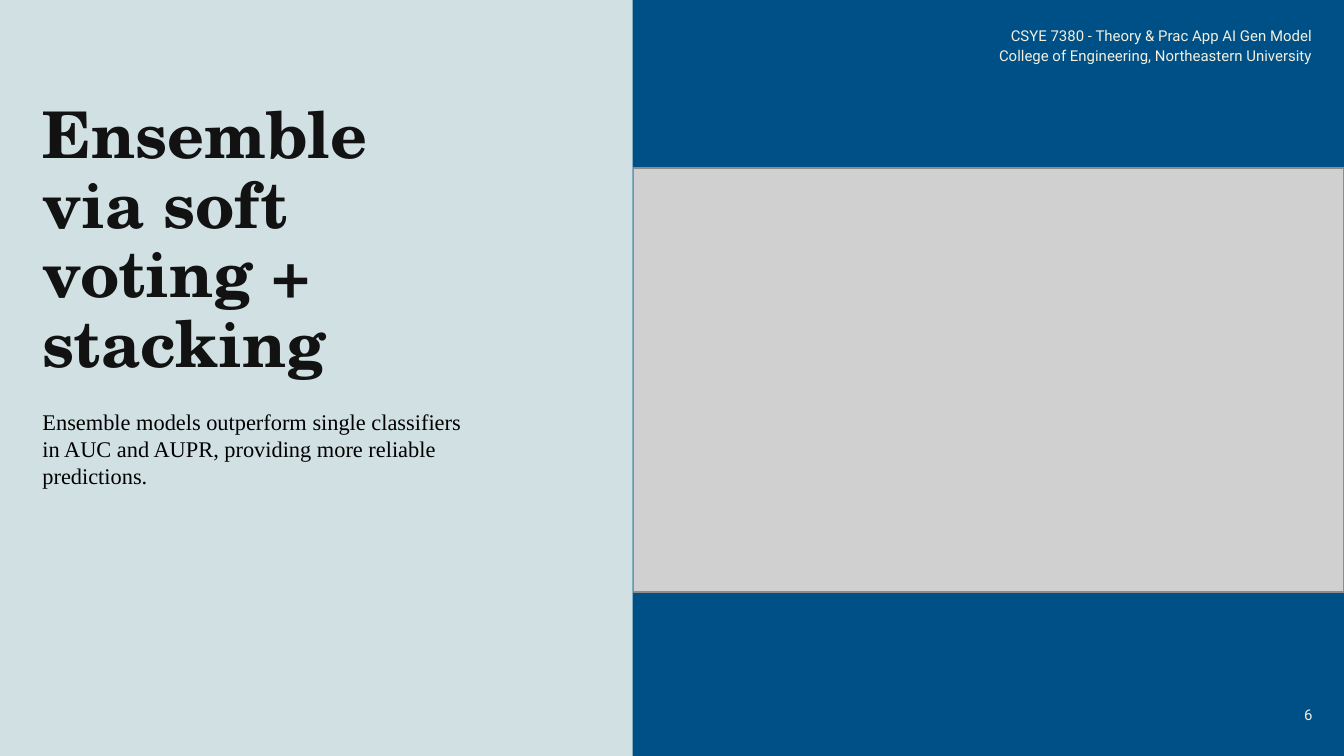
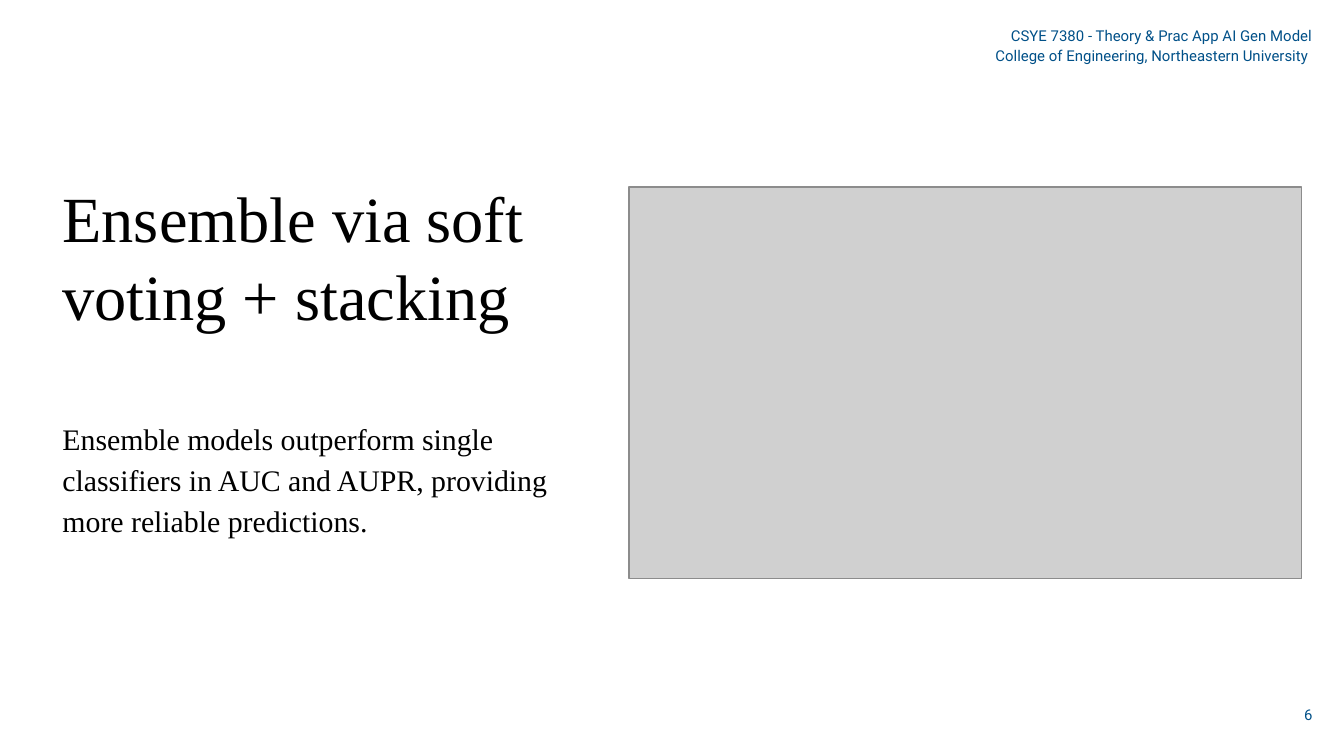
Before and after one commit to yiwenkang0128/Nutritional_Bot, a slide deck: slide 6 of 7380 Slides.pptx. Drawn at 1344x756 pixels with LibreOffice and Linux fonts; fonts in the diff are those of the drawing; grey boxes stand for pictures. Boxes give left, top, right and bottom in pixels: in the first picture for what was removed or moved away, otherwise in the second. Text is boxed around its words. In the diff, an @@ line names an element or a change of style, - is before the commit and + after.

```diff
--- a/7380 Slides.pptx
+++ b/7380 Slides.pptx
@@ background #D0E0E3 to #FFFFFF @@
@@ rectangle removed at bbox=[633, 0, 1344, 755] @@
@@ text "CSYE 7380 - Theory & ..." at bbox=[995, 29, 1312, 64]: text colour #F3F0DF to #005088 @@
@@ text "Ensemble via soft voting + ...": place and size @@
-text "Ensemble via soft voting + ..." at bbox=[42, 110, 367, 380]
+text "Ensemble via soft voting + ..." at bbox=[63, 196, 523, 332]
@@ text "Ensemble via soft voting + ..." at bbox=[63, 196, 523, 332]: font TeX Gyre Schola to Times New Roman, text colour #121212 to #000000, bold off; line spacing 0.9 to 1 @@
@@ picture: place and size @@
-picture at bbox=[633, 168, 1344, 591]
+picture at bbox=[629, 187, 1301, 579]
@@ text "Ensemble models outperform single classifiers ...": place and size @@
-text "Ensemble models outperform single classifiers ..." at bbox=[42, 414, 460, 489]
+text "Ensemble models outperform single classifiers ..." at bbox=[62, 429, 547, 538]
@@ text "Ensemble models outperform single classifiers ..." at bbox=[62, 429, 547, 538]: size 12 to 16 pt; line spacing 1 to 1.15 @@
@@ page number at bbox=[1304, 709, 1312, 720]: text colour #F3F0DF to #005088 @@
```
Also in this commit, not shown: 11 other slides changed, 6 other files.
